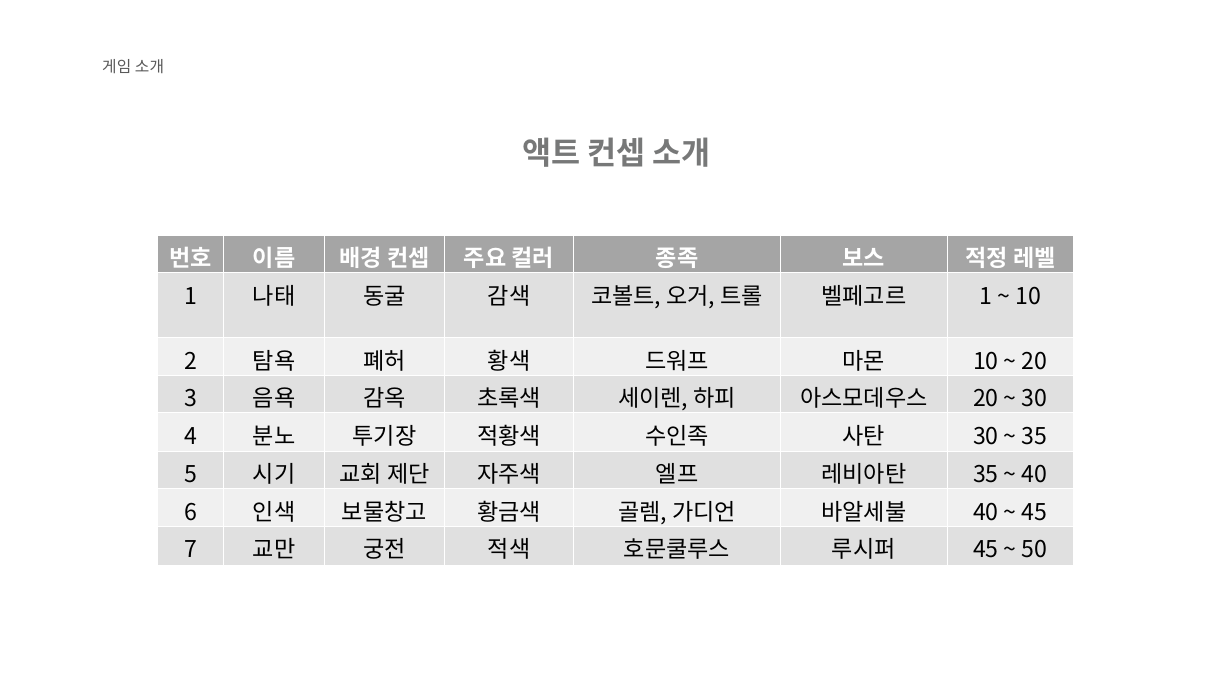
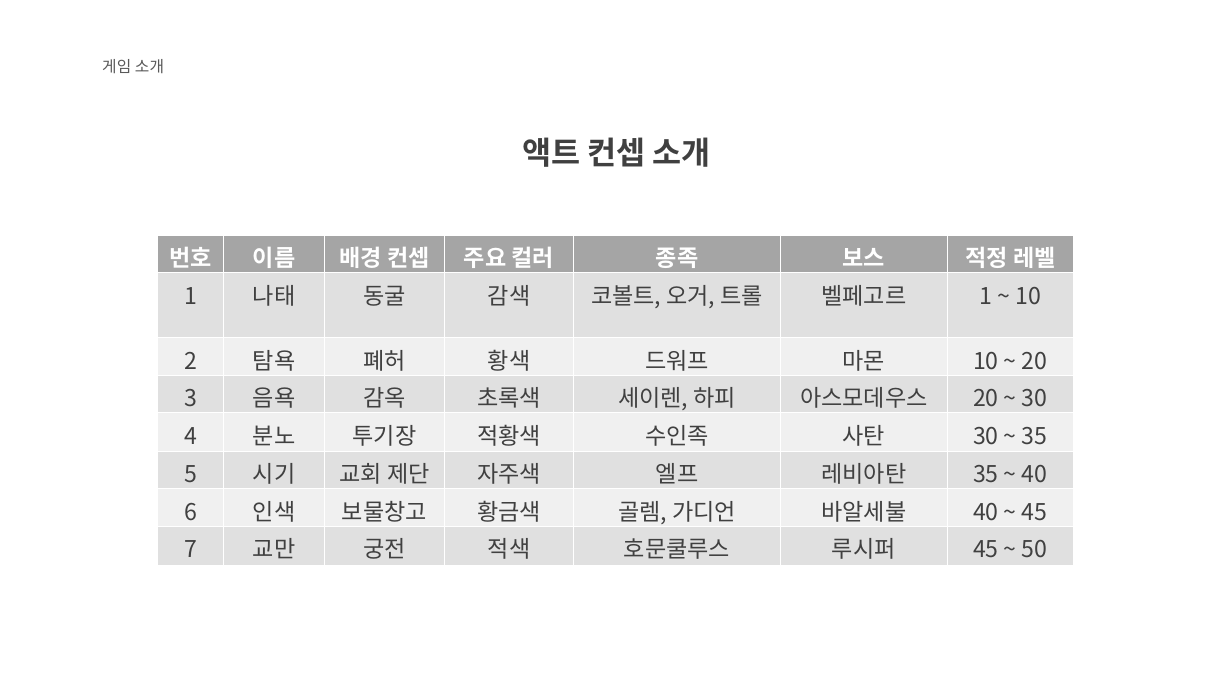
Before and after one commit to KJGoody/Daemonis, a slide deck: slide 7 of Deamonis(데모니스) 기획서/Daemonis PPT.pptx (slide 6 before the commit). Drawn at 1232x693 pixels with LibreOffice and Linux fonts; fonts in the diff are those of the drawing; background and template pictures are left out. Boxes give left, top, right and bottom in pixels: in the first picture for what was removed or moved away, otherwise in the second. Text is boxed around its words. In the diff, an @@ line names an element or a change of style, - is before the commit and + after.

```diff
--- a/Deamonis(데모니스) 기획서/Daemonis PPT.pptx
+++ b/Deamonis(데모니스) 기획서/Daemonis PPT.pptx
@@ text "액트 컨셉 소개" at [522, 137, 711, 167]: text colour #777878 to #404040 @@
@@ table at [158, 236, 1074, 563] @@
@@ text colour #000000 to #404040 in "1", "나태", "동굴", "감색" and 45 more places @@
```
Also in this commit, not shown: 13 other slides changed, 4 slides added, 2 slides removed.
